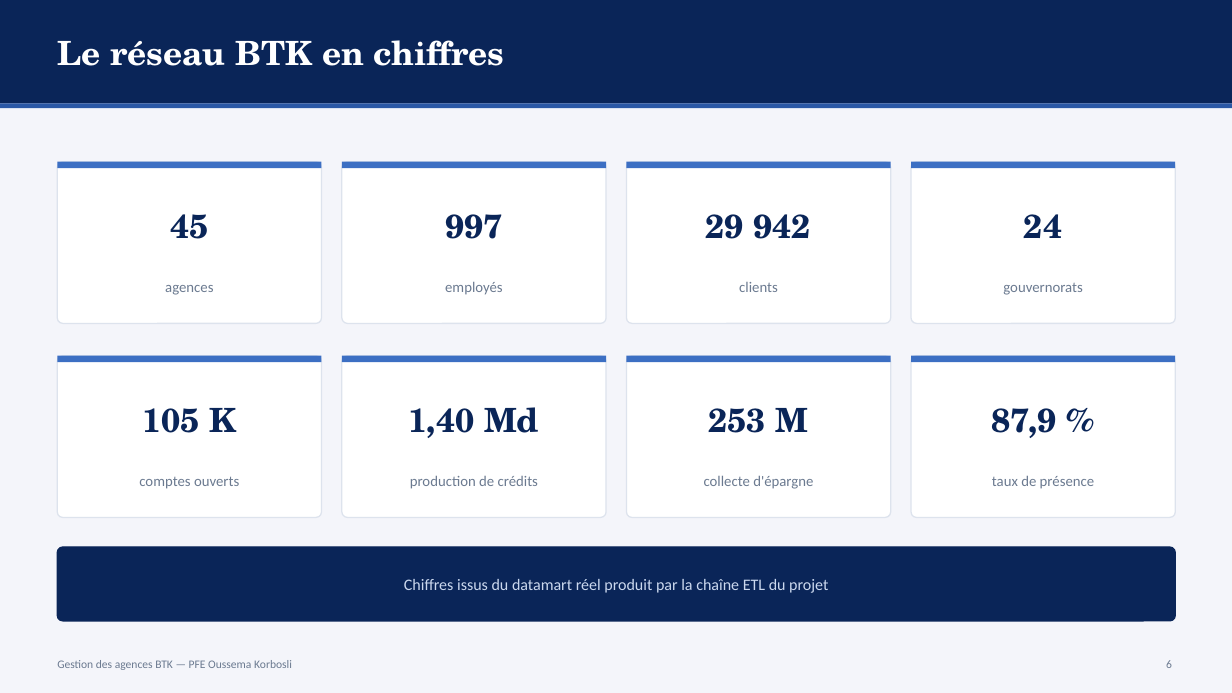
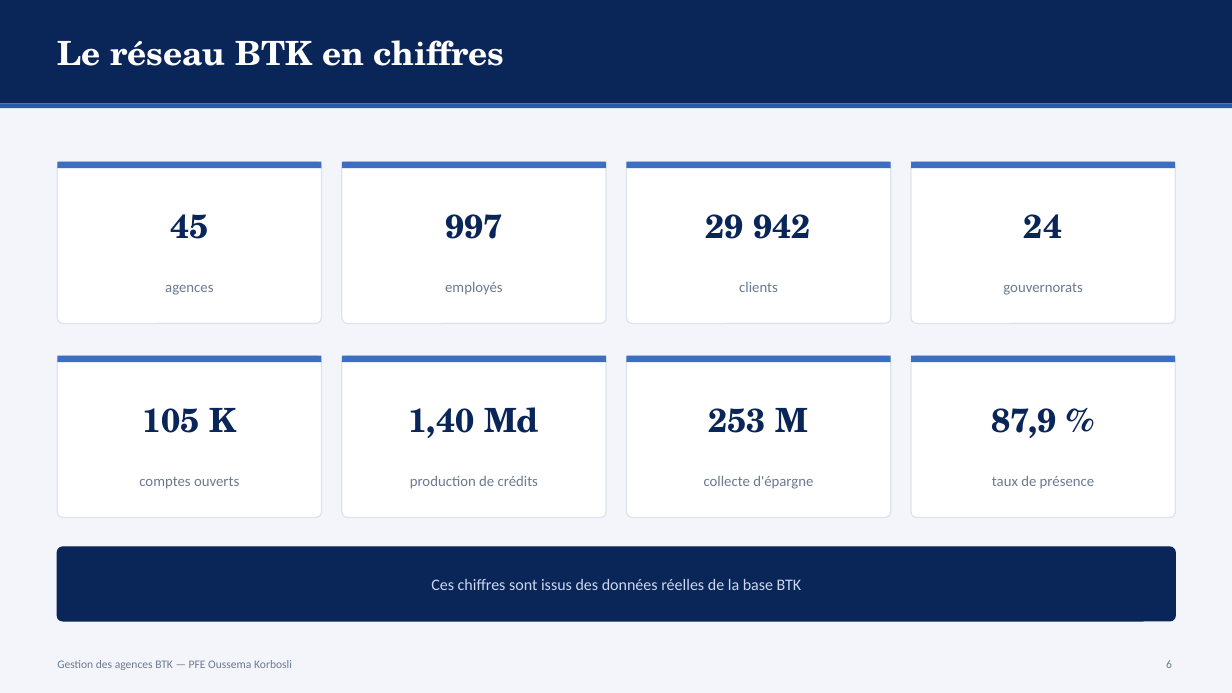
Before and after one commit to ZizouX0/oussema_korbosli, a slide deck: slide 6 of presentation/Soutenance_PFE_Oussema_Korbosli.pptx. Drawn at 1232x693 pixels with LibreOffice and Linux fonts; fonts in the diff are those of the drawing. Boxes give left, top, right and bottom in pixels: in the first picture for what was removed or moved away, otherwise in the second. Text is boxed around its words. In the diff, an @@ line names an element or a change of style, - is before the commit and + after.

```diff
--- a/presentation/Soutenance_PFE_Oussema_Korbosli.pptx
+++ b/presentation/Soutenance_PFE_Oussema_Korbosli.pptx
@@ text at (431,579,801,590): text changed @@
-Chiffres issus du datamart réel produit par la chaîne ETL du projet
+Ces chiffres sont issus des données réelles de la base BTK
```
Also in this commit, not shown: 1 other file.
